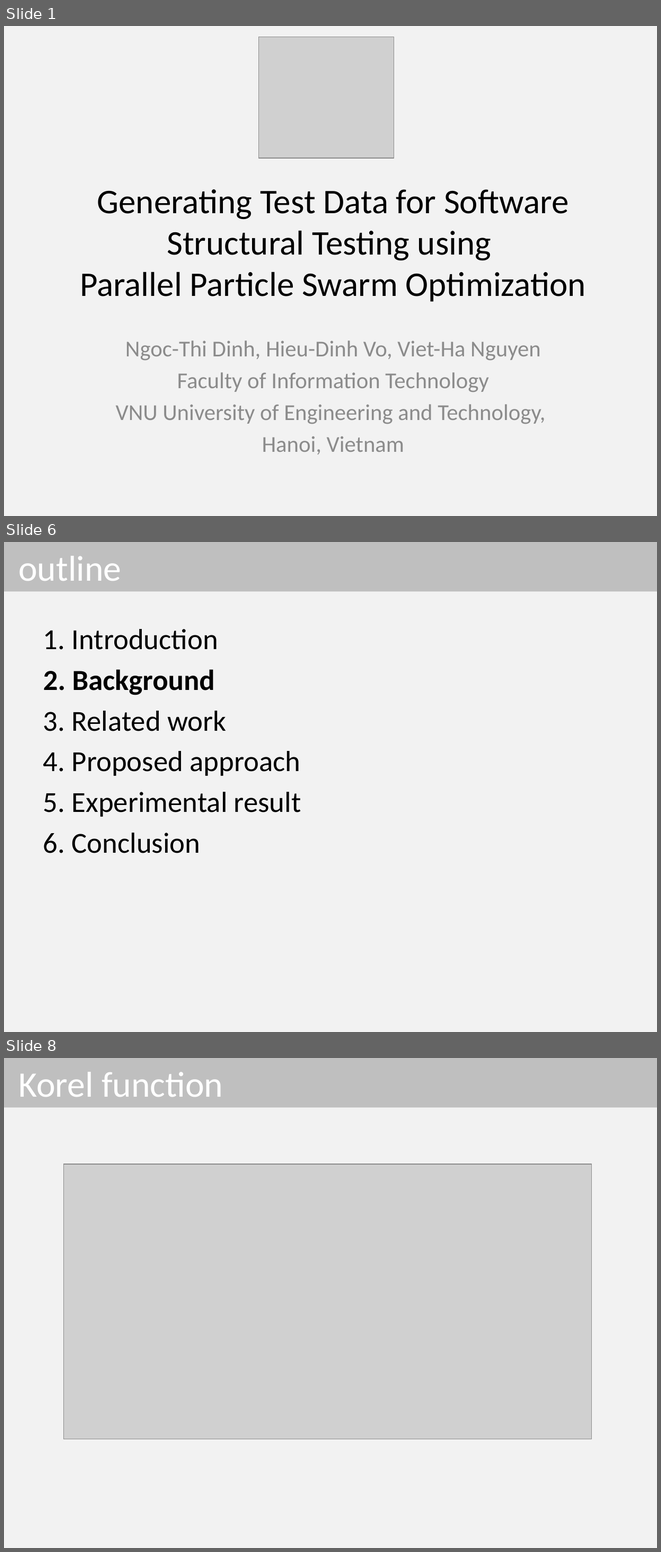
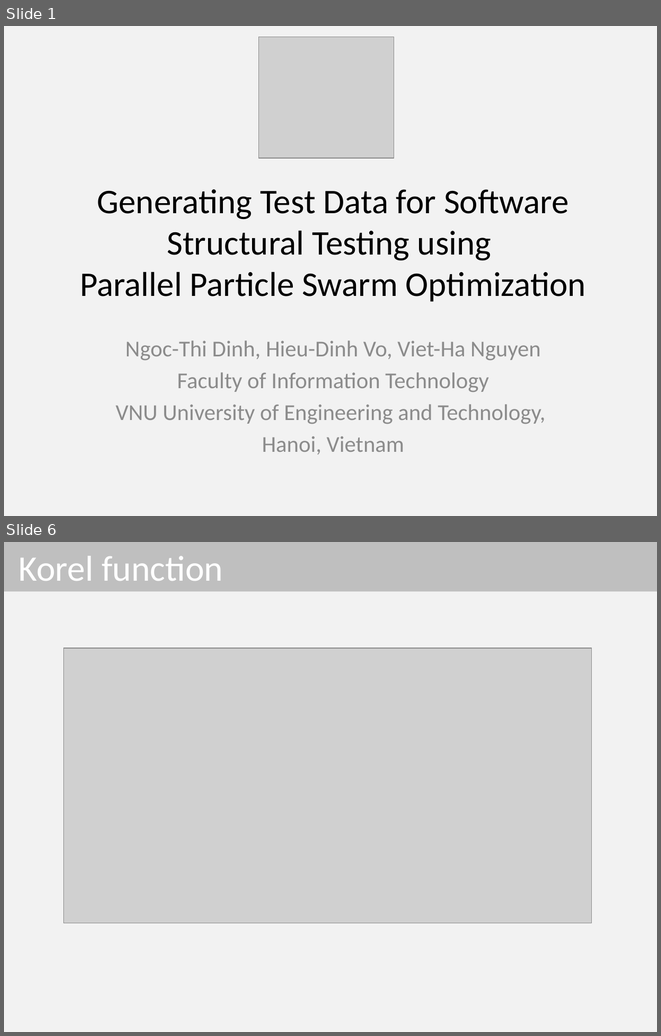
Before and after one commit to dinhngocthi/GAsource, a slide deck: CFT4CUnitSrc/src/report/PPSO_Presentation.pptx. Shown one above the other, each under a label of ours: slides 1, 6 and 8 before the commit, slides 1 and 6 after it; the slides between them are not shown. The pictures are 661x1552 and 661x1036 pixels, drawn with LibreOffice and Linux fonts; fonts in the diff are those of the drawing; grey boxes stand for pictures. Boxes give left, top, right and bottom in pixels: in the first picture for what was removed or moved away, otherwise in the second. Text is boxed around its words. In the diff, an @@ line names an element or a change of style, - is before the commit and + after.

```diff
--- a/CFT4CUnitSrc/src/report/PPSO_Presentation.pptx
+++ b/CFT4CUnitSrc/src/report/PPSO_Presentation.pptx
@@ slide 6 removed at <box>4,542,657,1032</box>, background #F2F2F2 @@
@@ title removed at <box>4,542,657,592</box> @@
-outline
@@ text removed at <box>43,629,301,853</box> @@
-1. Introduction
-2. Background
-3. Related work
-4. Proposed approach
-5. Experimental result
-6. Conclusion
@@ what was slide 8 is now slide 6 @@
```
Also in this commit, not shown: 3 slides changed, 2 slides added, 3 other slides removed, 1 other file.
